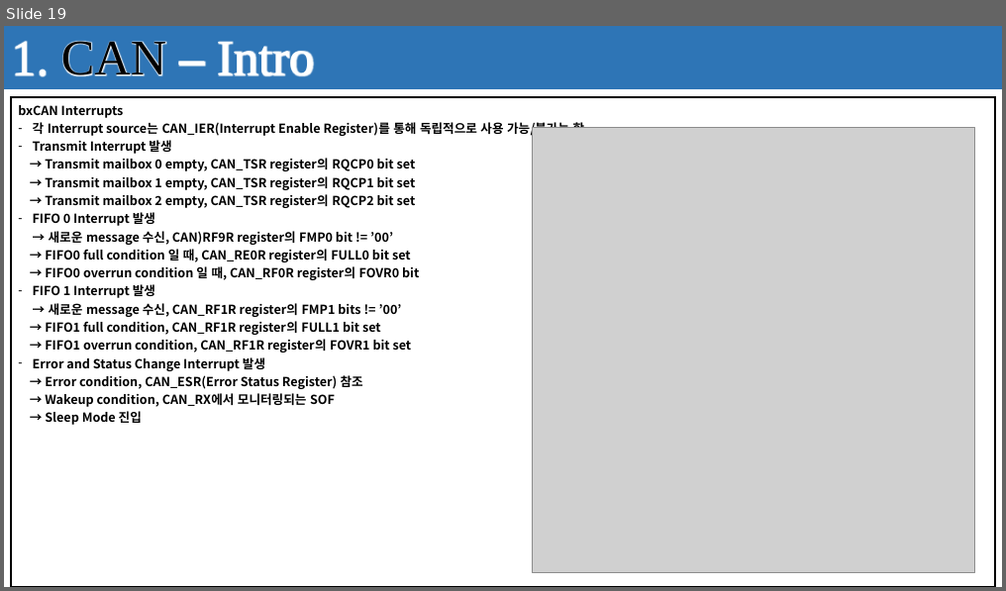
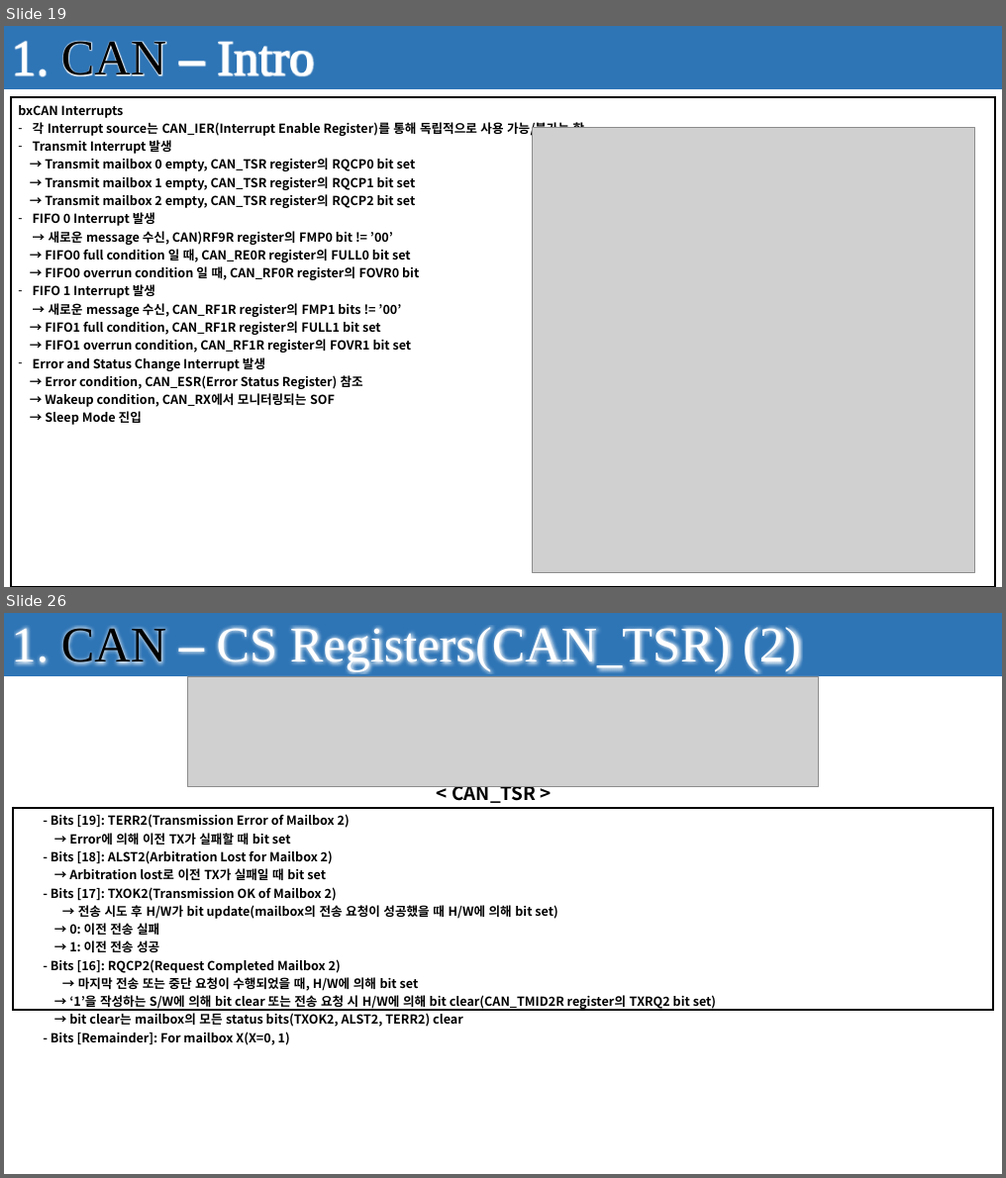
Before and after one commit to seonghokim/Study, a slide deck: Study Material/Firmware Explanation.pptx. Shown one above the other, each under a label of ours: slide 19 before the commit, slides 19 and 26 after it; the slides between them are not shown. The pictures are 1006x591 and 1006x1178 pixels, drawn with LibreOffice and Linux fonts; fonts in the diff are those of the drawing; grey boxes stand for pictures; background and template pictures are left out. Boxes give left, top, right and bottom in pixels: in the first picture for what was removed or moved away, otherwise in the second. Text is boxed around its words. In the diff, an @@ line names an element or a change of style, - is before the commit and + after.

```diff
--- a/Study Material/Firmware Explanation.pptx
+++ b/Study Material/Firmware Explanation.pptx
@@ slide 26 added at bbox=[4, 613, 1002, 1174], background #FFFFFF; not listed: 1 template element that a slide beside it also shows @@
@@ rectangle added at bbox=[4, 613, 1002, 676], fill #2E75B6, 48 pt, text #FFFFFF @@
+1. CAN – CS Registers(CAN_TSR) (2)
@@ picture added at bbox=[187, 676, 819, 786] @@
@@ text added at bbox=[451, 786, 536, 805], 18 pt, text #000000, bold @@
+< CAN_TSR >
@@ table added at bbox=[13, 808, 994, 1050], 1 rows, 1 columns @@
+- Bits [19]: TERR2(Transmission Error of Mailbox 2) / → Error에 의해 이전 TX가 실패할 때 bit set / - Bits [18]: ALST2(Arbitration Lost for Mailbox 2) / → Arbitration lost로 이전 TX가 실패일 때 bit set / - Bits [17]: TXOK2(Transmission OK of Mailbox 2) / → 전송 시도 후 H/W가 bit update(mailbox의 전송 요청이 성공했을 때 H/W에 의해 bit set) / → 0: 이전 전송 실패 / → 1: 이전 전송 성공 / - Bits [16]: RQCP2(Request Completed Mailbox 2) / → 마지막 전송 또는 중단 요청이 수행되었을 때, H/W에 의해 bit set / → ‘1’을 작성하는 S/W에 의해 bit clear 또는 전송 요청 시 H/W에 의해 bit clear(CAN_TMID2R register의 TXRQ2 bit set) / → bit clear는 mailbox의 모든 status bits(TXOK2, ALST2, TERR2) clear / - Bits [Remainder]: For mailbox X(X=0, 1)
```
Also in this commit, not shown: 2 slides changed, 26 other slides added, 10 slides removed.
